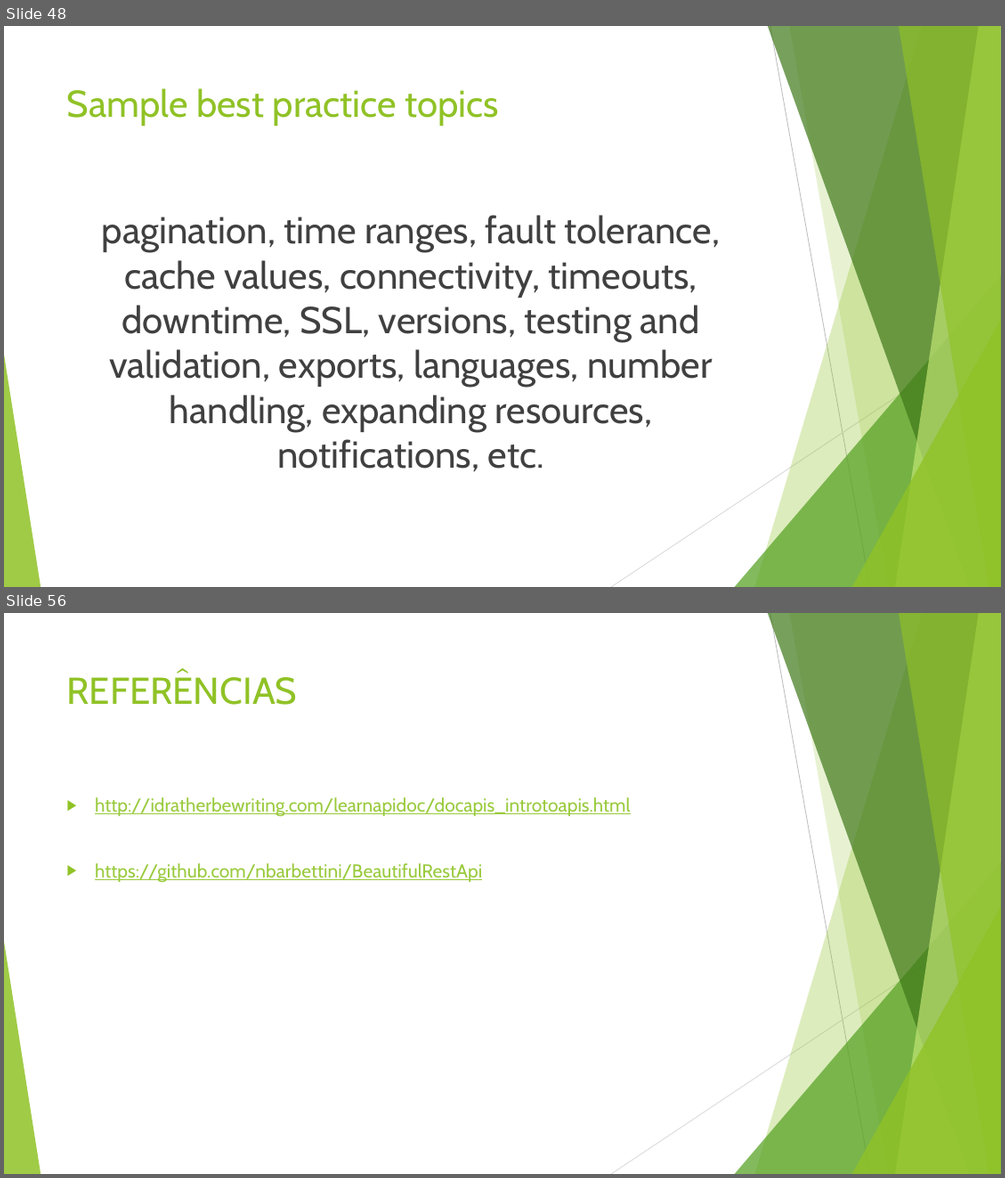
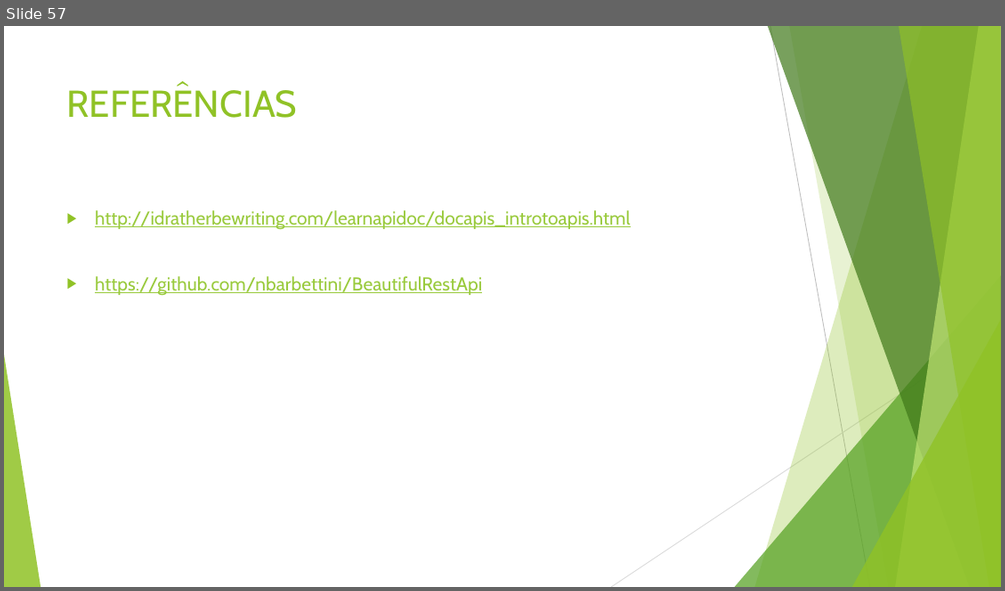
Before and after one commit to leandrocgsi/RestWithASP-NETUdemy, a slide deck: Documents/Understending RESTFul API's .pptx. Shown one above the other, each under a label of ours: slides 48 and 56 before the commit, slide 57 after it; the slides between them are not shown. The pictures are 1005x1178 and 1005x591 pixels, drawn with LibreOffice and Linux fonts; fonts in the diff are those of the drawing. Boxes give left, top, right and bottom in pixels: in the first picture for what was removed or moved away, otherwise in the second. Text is boxed around its words. In the diff, an @@ line names an element or a change of style, - is before the commit and + after.

```diff
--- a/Documents/Understending RESTFul API's .pptx
+++ b/Documents/Understending RESTFul API's .pptx
@@ slide 48 removed at box(4, 26, 1001, 587), background #FFFFFF; not listed: 10 template elements that a slide beside it also shows @@
@@ title removed at box(67, 88, 499, 126) @@
-Sample best practice topics
@@ text removed at box(102, 215, 720, 472) @@
-pagination, time ranges, fault tolerance, cache values, connectivity, timeouts, downtime, SSL, versions, testing and validation, exports, languages, number handling, expanding resources, notifications, etc.
@@ what was slide 56 is now slide 57 @@
```
Also in this commit, not shown: 5 slides changed, 48 slides added, 46 other slides removed, 3 other files.
